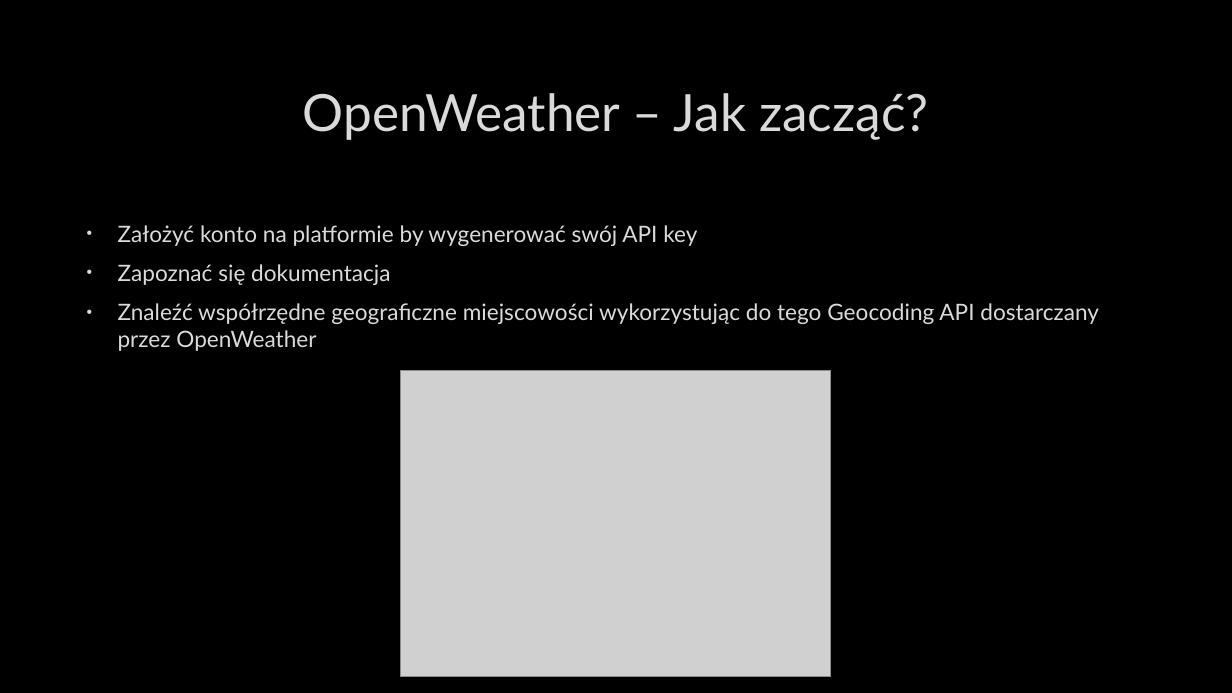
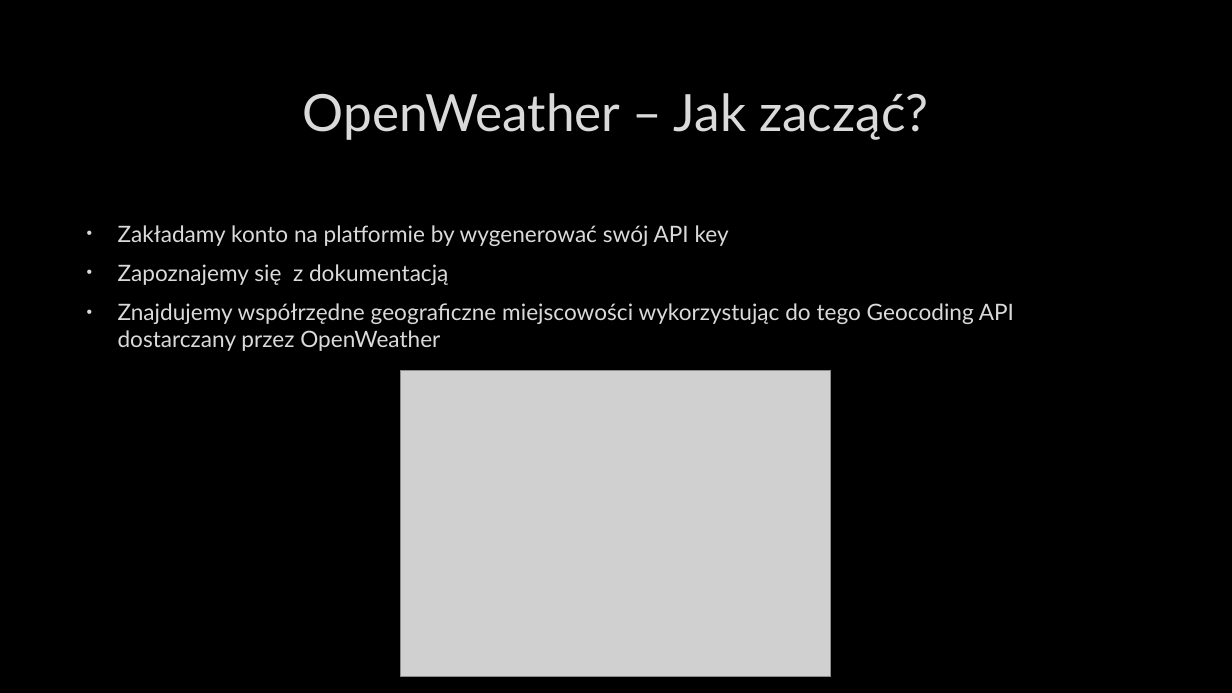
Before and after one commit to Luckownia/WeatherForecastApp, a slide deck: slide 16 of Aplikacja pogodowa na Androida.pptx. Drawn at 1232x693 pixels with LibreOffice and Linux fonts; fonts in the diff are those of the drawing; grey boxes stand for pictures; background and template pictures are left out. Boxes give left, top, right and bottom in pixels: in the first picture for what was removed or moved away, otherwise in the second. Text is boxed around its words. In the diff, an @@ line names an element or a change of style, - is before the commit and + after.

Commit message:
Updated presentation.

```diff
--- a/Aplikacja pogodowa na Androida.pptx
+++ b/Aplikacja pogodowa na Androida.pptx
@@ text at (x1=118, y1=225, x2=1014, y2=351): text changed @@
-• Założyć konto na platformie by wygenerować swój API key
-• Zapoznać się dokumentacja
-• Znaleźć współrzędne geograficzne miejscowości wykorzystując do tego Geocoding API dostarczany przez OpenWeather
+• Zakładamy konto na platformie by wygenerować swój API key
+• Zapoznajemy się z dokumentacją
+• Znajdujemy współrzędne geograficzne miejscowości wykorzystując do tego Geocoding API dostarczany przez OpenWeather
```
Also in this commit, not shown: 3 other slides changed.
